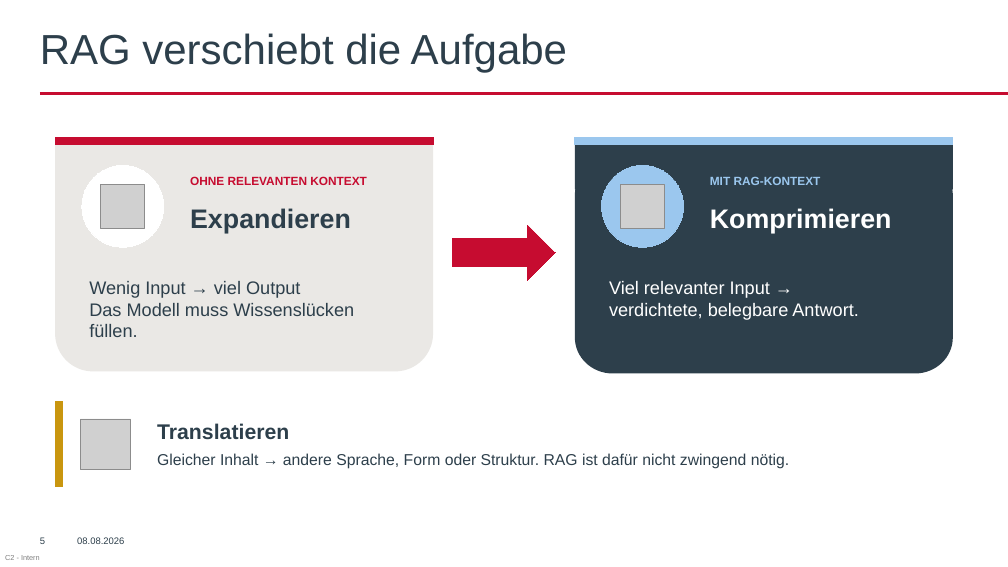
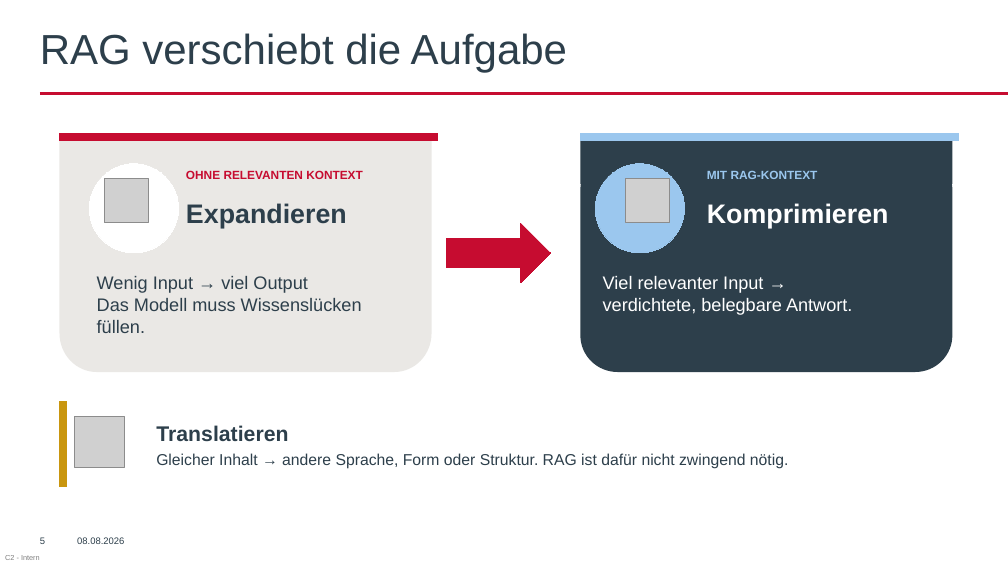
Before and after one commit to AkrosAG/RAG-Workshop, a slide deck: slide 5 of RAG_Workshop.pptx. Drawn at 1008x567 pixels with LibreOffice and Linux fonts; fonts in the diff are those of the drawing; grey boxes stand for pictures; background and template pictures are left out. Boxes give left, top, right and bottom in pixels: in the first picture for what was removed or moved away, otherwise in the second. Text is boxed around its words. In the diff, an @@ line names an element or a change of style, - is before the commit and + after.

```diff
--- a/RAG_Workshop.pptx
+++ b/RAG_Workshop.pptx
@@ freeform shape: place and size @@
-freeform shape at [55,138,433,371]
+freeform shape at [60,134,432,372]
@@ freeform shape: place and size @@
-freeform shape at [575,141,953,374]
+freeform shape at [581,134,953,372]
@@ ellipse: place and size @@
-ellipse at [82,166,163,247]
+ellipse at [89,164,178,253]
@@ 4 texts: place and size @@
-4 texts at [190,176,892,234]
+4 texts at [186,170,889,229]
@@ ellipse: place and size @@
-ellipse at [602,166,684,247]
+ellipse at [595,164,684,253]
@@ 2 rectangles, 2 pictures: place and size @@
-2 rectangles, 2 pictures at [55,138,953,228]
+2 rectangles, 2 pictures at [60,134,959,222]
@@ right arrow: place and size @@
-right arrow at [453,225,555,281]
+right arrow at [447,223,551,283]
@@ text "Wenig Input → viel Output": place and size @@
-text "Wenig Input → viel Output" at [89,281,354,337]
+text "Wenig Input → viel Output" at [97,276,362,333]
@@ text "Viel relevanter Input →": place and size @@
-text "Viel relevanter Input →" at [609,281,858,320]
+text "Viel relevanter Input →" at [603,276,852,315]
@@ rectangle: place and size @@
-rectangle at [55,402,62,486]
+rectangle at [60,402,67,486]
@@ picture: place and size @@
-picture at [80,419,131,470]
+picture at [74,417,125,467]
```
Also in this commit, not shown: 15 other slides changed, 1 other file.
